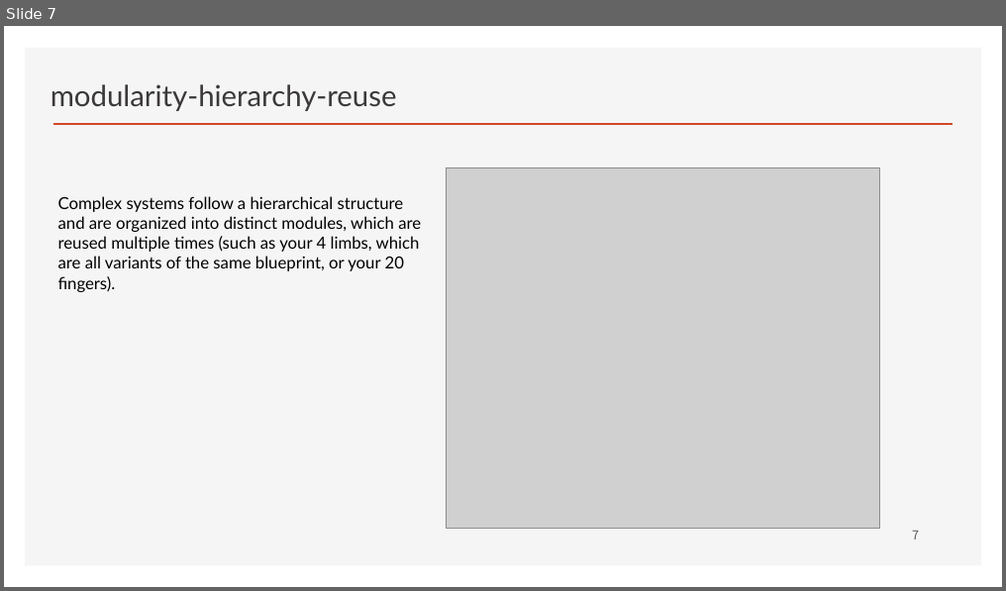
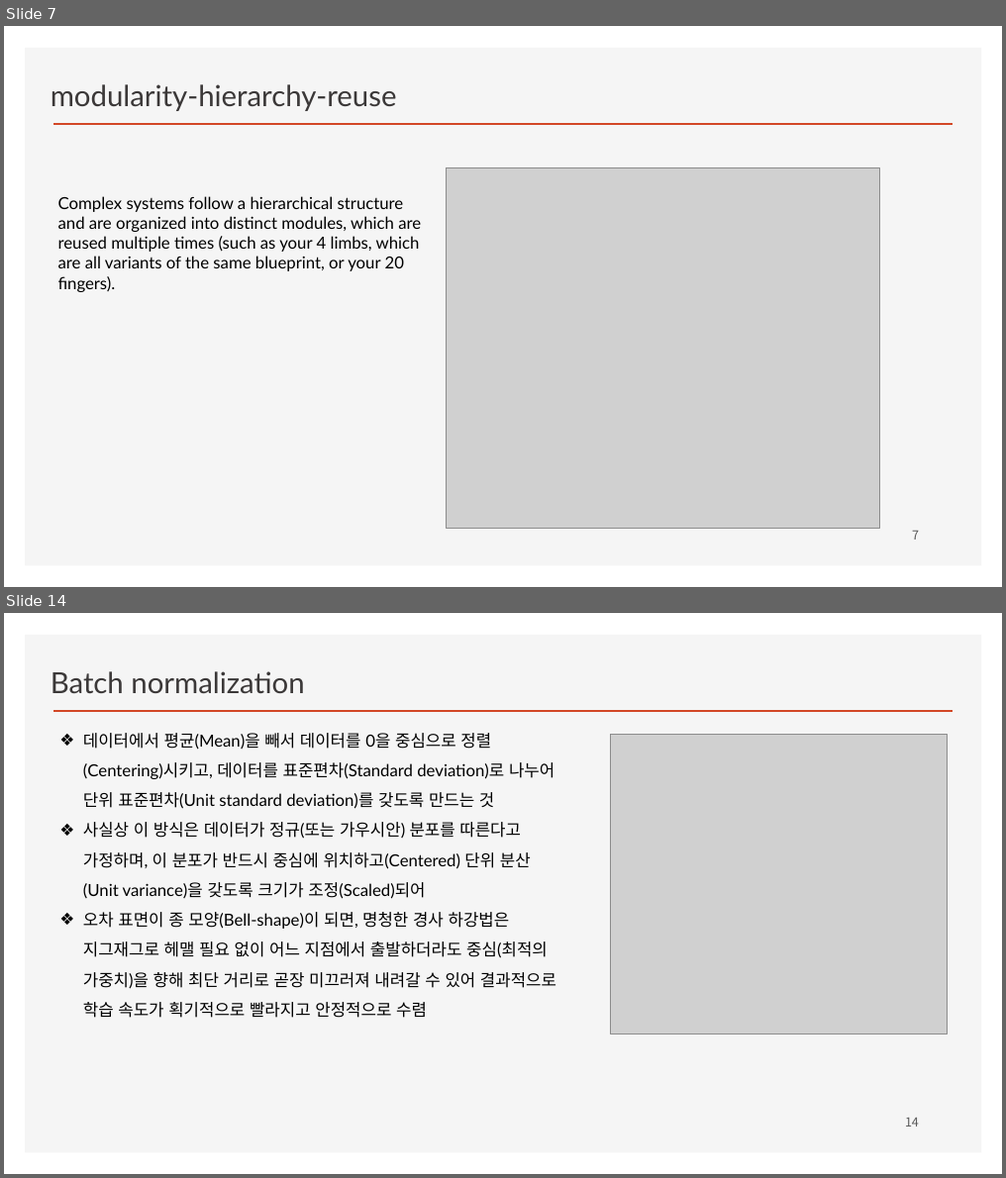
Before and after one commit to ancestor9/2026_Fall_Deep-Learning-with-Python, a slide deck: Chapter 09 ConvNet architecture patterns.pptx. Shown one above the other, each under a label of ours: slide 7 before the commit, slides 7 and 14 after it; the slides between them are not shown. The pictures are 1006x591 and 1006x1178 pixels, drawn with LibreOffice and Linux fonts; fonts in the diff are those of the drawing; grey boxes stand for pictures; background and template pictures are left out. Boxes give left, top, right and bottom in pixels: in the first picture for what was removed or moved away, otherwise in the second. Text is boxed around its words. In the diff, an @@ line names an element or a change of style, - is before the commit and + after.

```diff
--- a/Chapter 09 ConvNet architecture patterns.pptx
+++ b/Chapter 09 ConvNet architecture patterns.pptx
@@ slide 14 added at [4,613,1002,1174], background #FFFFFF; not listed: 2 template elements that a slide beside it also shows @@
@@ text added at [51,671,304,693], 28 pt, text #3B3838 @@
+Batch normalization
@@ text added at [83,733,556,1018], 16 pt, text #000000 @@
+❖ 데이터에서 평균(Mean)을 빼서 데이터를 0을 중심으로 정렬(Centering)시키고, 데이터를 표준편차(Standard deviation)로 나누어 단위 표준편차(Unit standard deviation)를 갖도록 만드는 것
+❖ 사실상 이 방식은 데이터가 정규(또는 가우시안) 분포를 따른다고 가정하며, 이 분포가 반드시 중심에 위치하고(Centered) 단위 분산(Unit variance)을 갖도록 크기가 조정(Scaled)되어
+❖ 오차 표면이 종 모양(Bell-shape)이 되면, 명청한 경사 하강법은 지그재그로 헤맬 필요 없이 어느 지점에서 출발하더라도 중심(최적의 가중치)을 향해 최단 거리로 곧장 미끄러져 내려갈 수 있어 결과적으로 학습 속도가 획기적으로 빨라지고 안정적으로 수렴
@@ picture added at [611,735,947,1034] @@
@@ page number added at [905,1118,919,1127], 12 pt, text #595959 @@
+14
```
Also in this commit, not shown: 10 other slides added.
